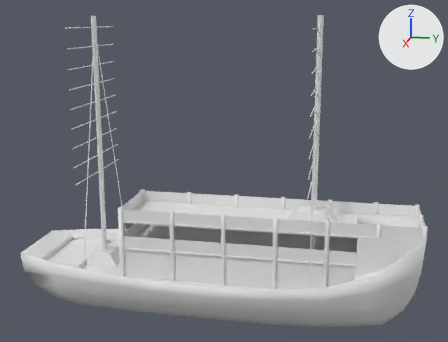
One commit to the COLLADA model art/meshes/structural/chin_ship_trireme.dae: the scene before it, then after it.
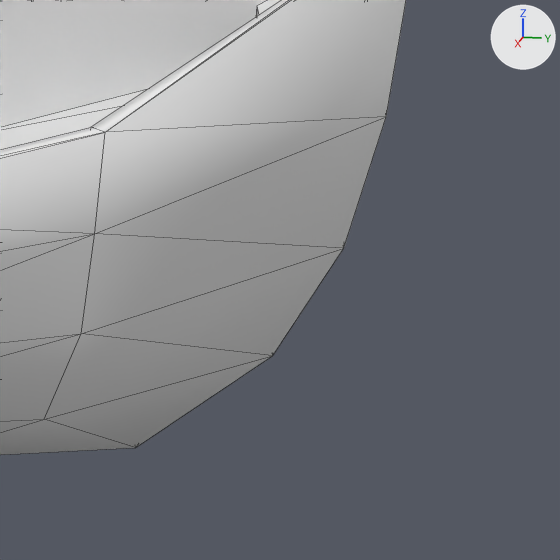
Old and new are each drawn whole from a 50 mm lens placed at (1.263, 0.276, 0.595), pointed at (-0.001, 0.023, 0.279) and again close up on the part from 81% to 100% of the width and 75% to 100% of the height. Every picture has the same lights, and +X, +Y and +Z are marked at upper right. The close-ups show mesh edges as thin lines. Where no turn or scale is listed for an object, it has been applied to the vertices.

Objects in the first close-up: 'chinese_trireme'.
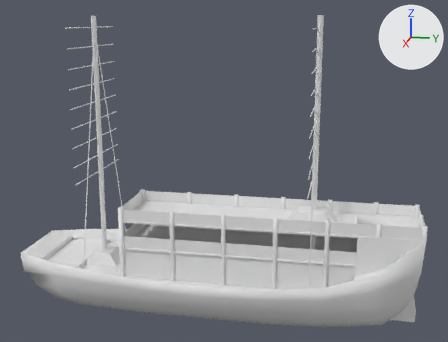
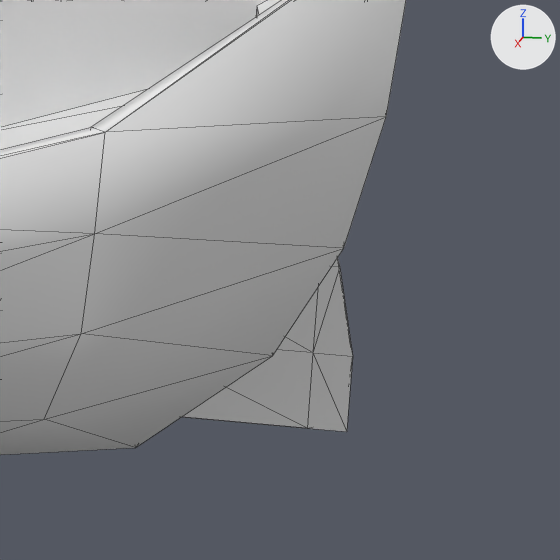
The newer file is also rescaled (x39.37) as a whole; pictures and numbers use the older file's frame.

Boxes (x1, y1, x2, y2) around the edits, measured in the close-ups (560 x 560 px):
part 1 of me_chinese_trirememesh_000, added: after (182, 258, 353, 432)

Edits to the bpy script that builds the scene:
```text
Change me_chinese_trirememesh_000:
    used by ob_chinese_trireme; location = (0.0, 0.0232, 0.315)
    remove me_chinese_trirememesh_000.from_pydata(...)  # 1129 vertices, 1394 faces; spans x -0.155..0.155, y -0.446..0.414, z -0.343..0.286
    add me_chinese_trirememesh_000.from_pydata(...)  # 1158 vertices, 1438 faces; spans x -0.155..0.155, y -0.446..0.414, z -0.343..0.286
    me_chinese_trirememesh_000 part 1: a new loose piece of 29 vertices spanning x 0.0..0.009, y 0.341..0.413, z -0.342..-0.254
```
